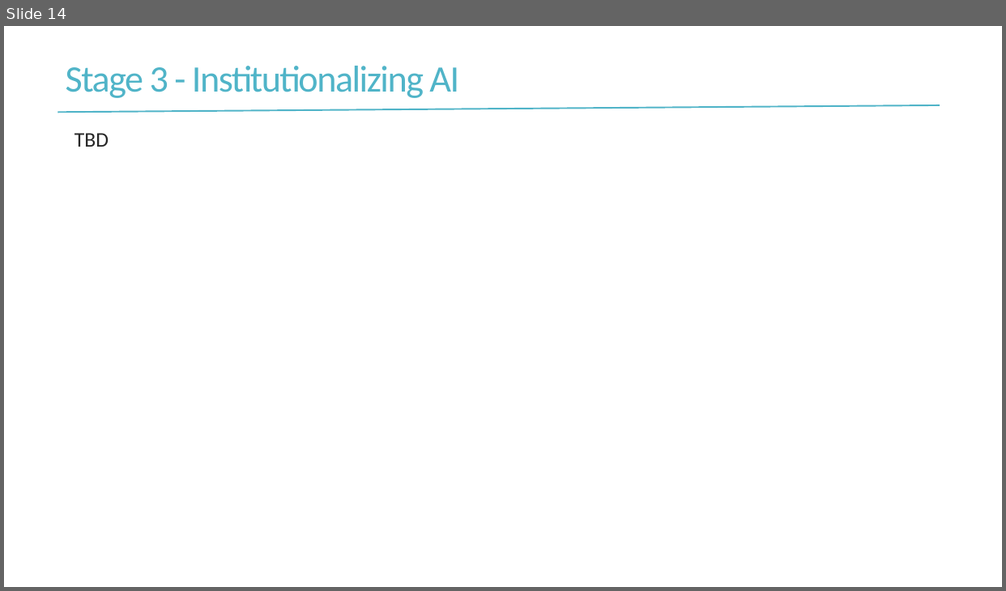
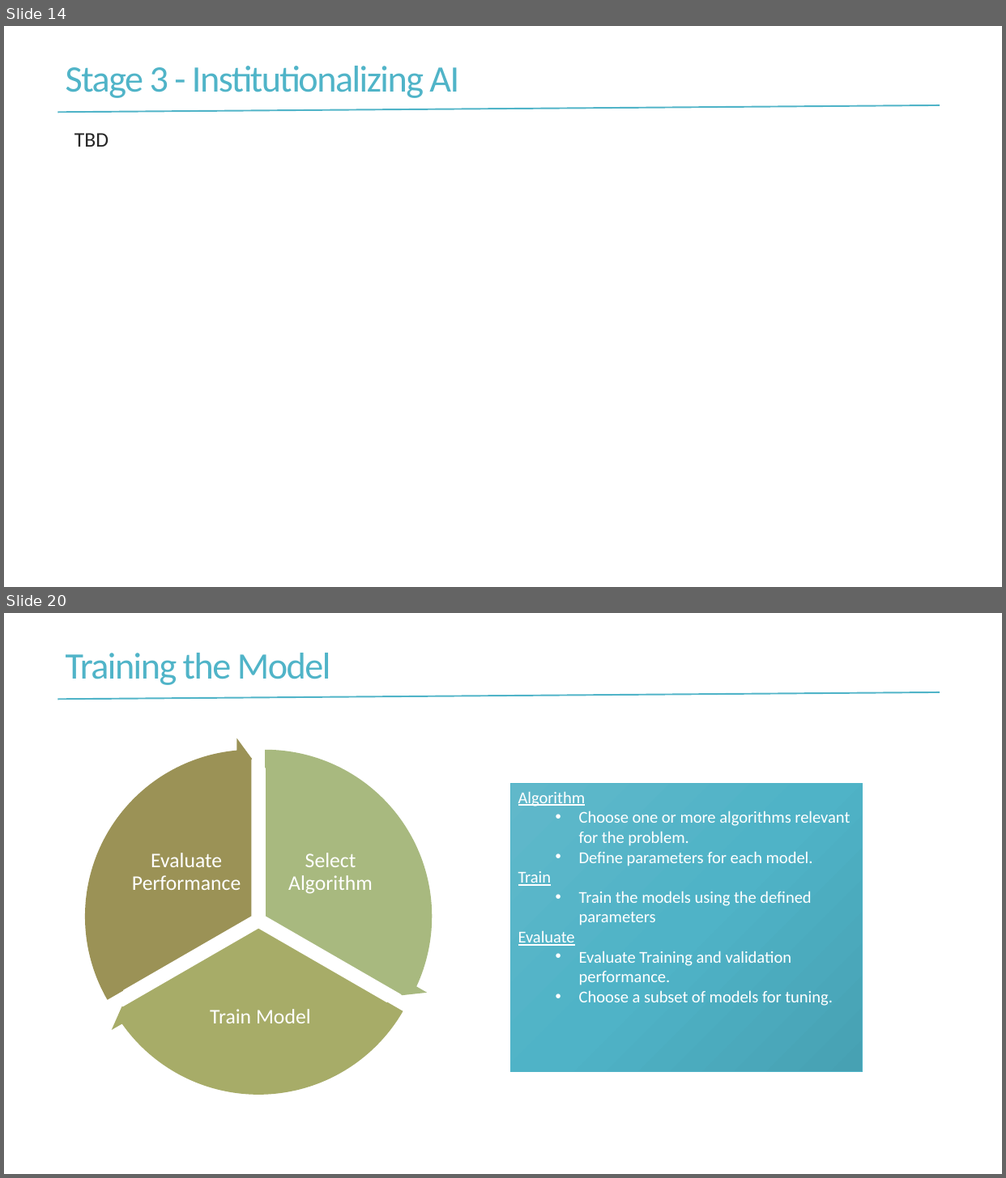
Before and after one commit to ranata/dm, a slide deck: cognitive-ecommercev0.3.pptx. Shown one above the other, each under a label of ours: slide 14 before the commit, slides 14 and 20 after it; the slides between them are not shown. The pictures are 1006x591 and 1006x1178 pixels, drawn with LibreOffice and Linux fonts; fonts in the diff are those of the drawing. Boxes give left, top, right and bottom in pixels: in the first picture for what was removed or moved away, otherwise in the second. Text is boxed around its words. In the diff, an @@ line names an element or a change of style, - is before the commit and + after.

```diff
--- a/cognitive-ecommercev0.3.pptx
+++ b/cognitive-ecommercev0.3.pptx
@@ slide 20 added at (4,613,1002,1174), background #FFFFFF; not listed: 1 template element that a slide beside it also shows @@
@@ title added at (66,653,331,685), 36 pt, text #50B4C8 @@
+Training the Model
@@ group added at (73,738,444,1107): 3 pie slice (boxed as its full ellipse)s, 3 texts, 3 circular arrows @@
+Select Algorithm
+Train Model
+Evaluate Performance
@@ rectangle added at (511,783,863,1072), fill gradient #61B9CB to #50B4C8 to #48A2B4, outline #50B4C8 0.75 pt, 16 pt, text #FFFFFF @@
+Algorithm
+  • Choose one or more algorithms relevant for the problem.
+  • Define parameters for each model.
+Train
+  • Train the models using the defined parameters
+Evaluate
+  • Evaluate Training and validation performance.
+  • Choose a subset of models for tuning.
```
Also in this commit, not shown: 3 slides changed, 4 other slides added, 1 slide removed.
